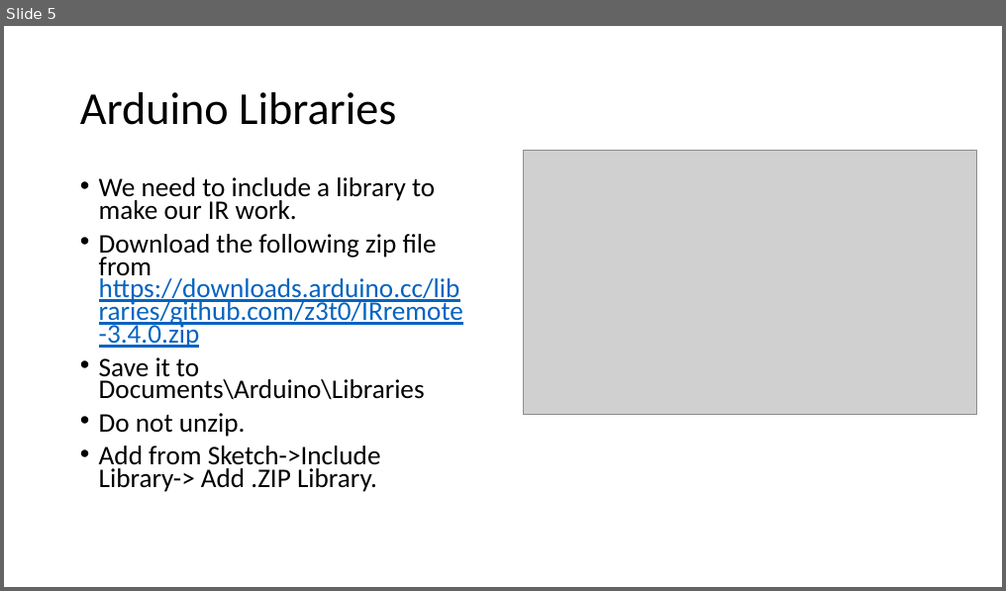
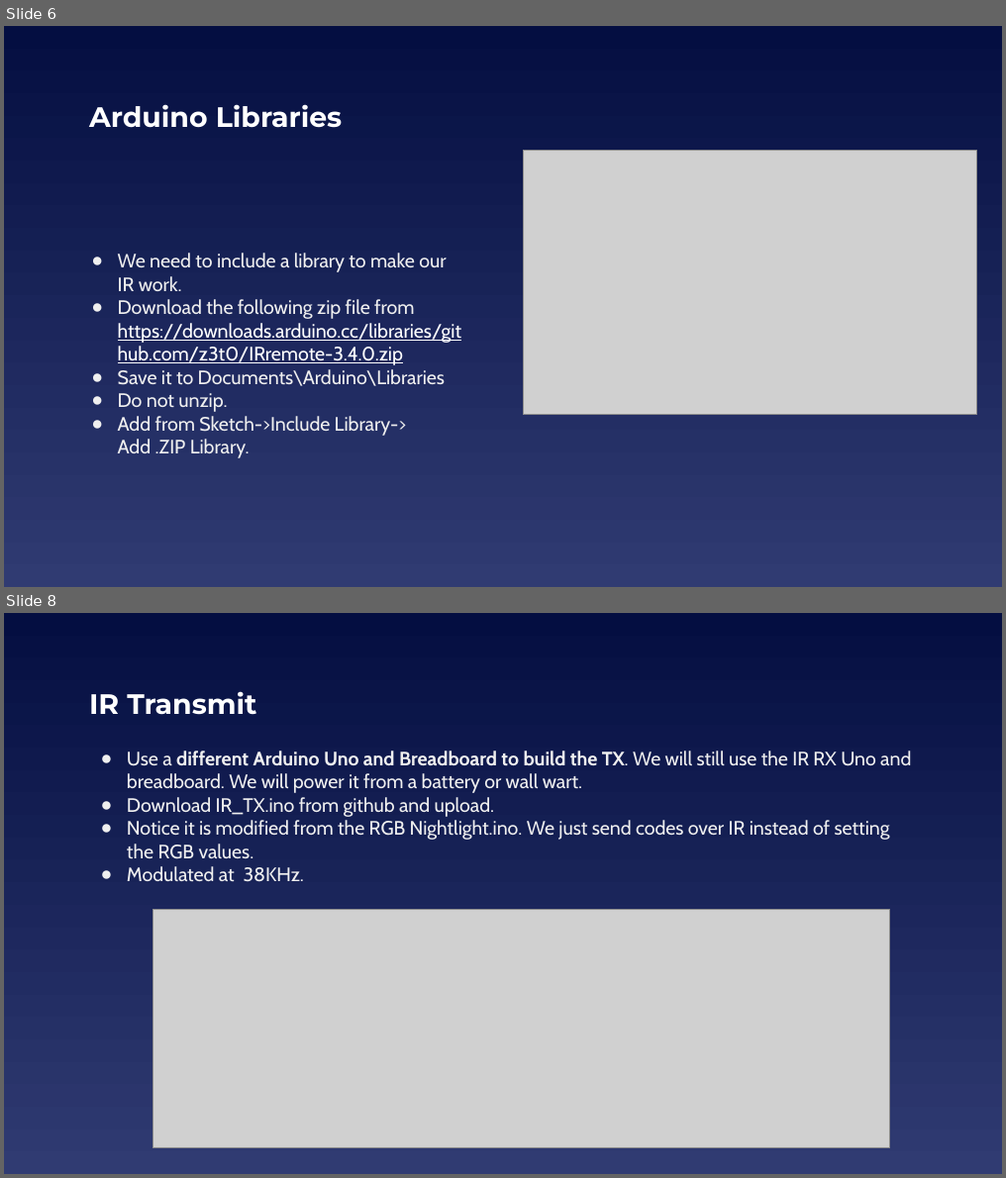
Before and after one commit to EELabMan/IR-Transmit-and-Receive, a slide deck: Infrared TX RX.pptx. Shown one above the other, each under a label of ours: slide 5 before the commit, slides 6 and 8 after it; the slides between them are not shown. The pictures are 1006x591 and 1006x1178 pixels, drawn with LibreOffice and Linux fonts; fonts in the diff are those of the drawing; grey boxes stand for pictures. Boxes give left, top, right and bottom in pixels: in the first picture for what was removed or moved away, otherwise in the second. Text is boxed around its words. In the diff, an @@ line names an element or a change of style, - is before the commit and + after.

```diff
--- a/Infrared TX RX.pptx
+++ b/Infrared TX RX.pptx
@@ slide 8 added at [4, 613, 1002, 1174], background gradient #040E41 to #303B72 @@
@@ title added at [89, 691, 256, 715], 27 pt, text #FFFFFF, bold @@
+IR Transmit
@@ text added at [127, 751, 911, 882], 18.7 pt, text #EFEFEF @@
+● Use a different Arduino Uno and Breadboard to build the TX. We will still use the IR RX Uno and breadboard. We will power it from a battery or wall wart.
+● Download IR_TX.ino from github and upload.
+● Notice it is modified from the RGB Nightlight.ino. We just send codes over IR instead of setting the RGB values.
+● Modulated at 38KHz.
@@ picture added at [152, 909, 890, 1149] @@
@@ what was slide 5 is now slide 6 @@
@@ slide 6 changed as well @@
@@ background #FFFFFF to gradient #040E41 to #303B72 @@
@@ title "Arduino Libraries": place and size @@
-title "Arduino Libraries" at [80, 92, 396, 125]
+title "Arduino Libraries" at [89, 104, 342, 128]
@@ title "Arduino Libraries" at [89, 104, 342, 128]: size 44 to 27 pt, font Calibri to Montserrat, text colour #000000 to #FFFFFF, bold on; line spacing 0.9 to 1 @@
@@ text "We need to include a ..." at [118, 253, 462, 459]: size 25.9 to 18.7 pt, font Calibri to Cabin; text colour #000000 to #EFEFEF in "We need to include a library to ...", "Download the following zip file from", "Save it to Documents\Arduino\Libraries", "Do not unzip." and 1 more places; text colour #0563C1 to #FFFFFF in "https://downloads.arduino.cc/libraries/github.com/z3t0/IRrem ..."; bullet • to ●; line spacing 0.7 to 1; less space between paragraphs; vertical alignment top to middle @@
```
Also in this commit, not shown: 6 other slides changed, 4 other slides added, 1 slide removed.
